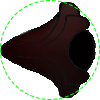
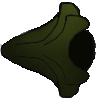
Before/after of a 100px x 100px layered artwork. What changed in the layer stack:
hid "Collision Circle" over box(0, 0, 100, 100)
